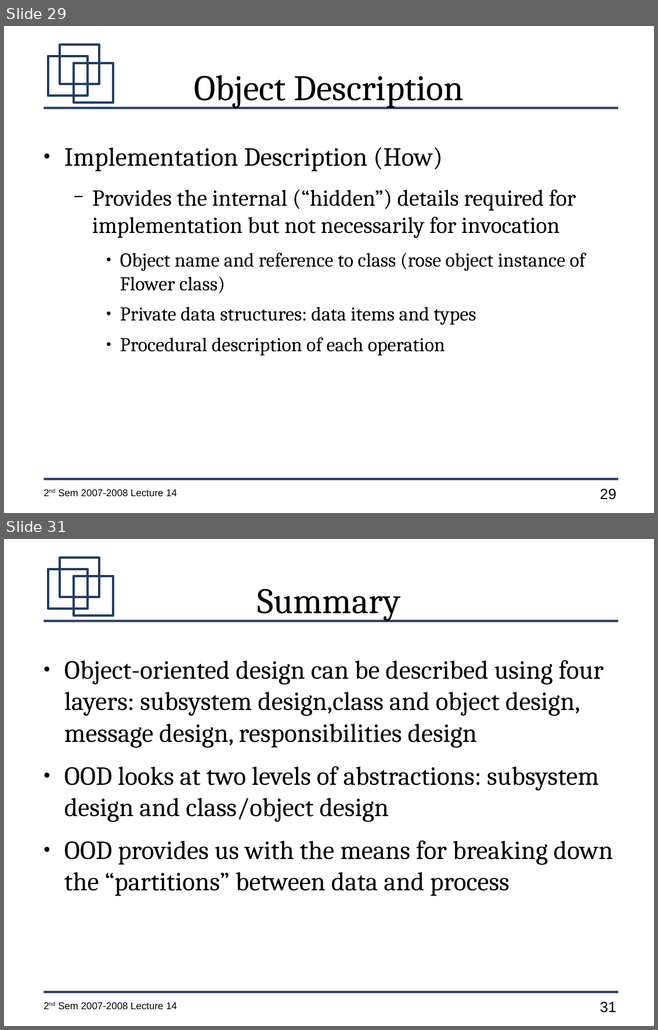
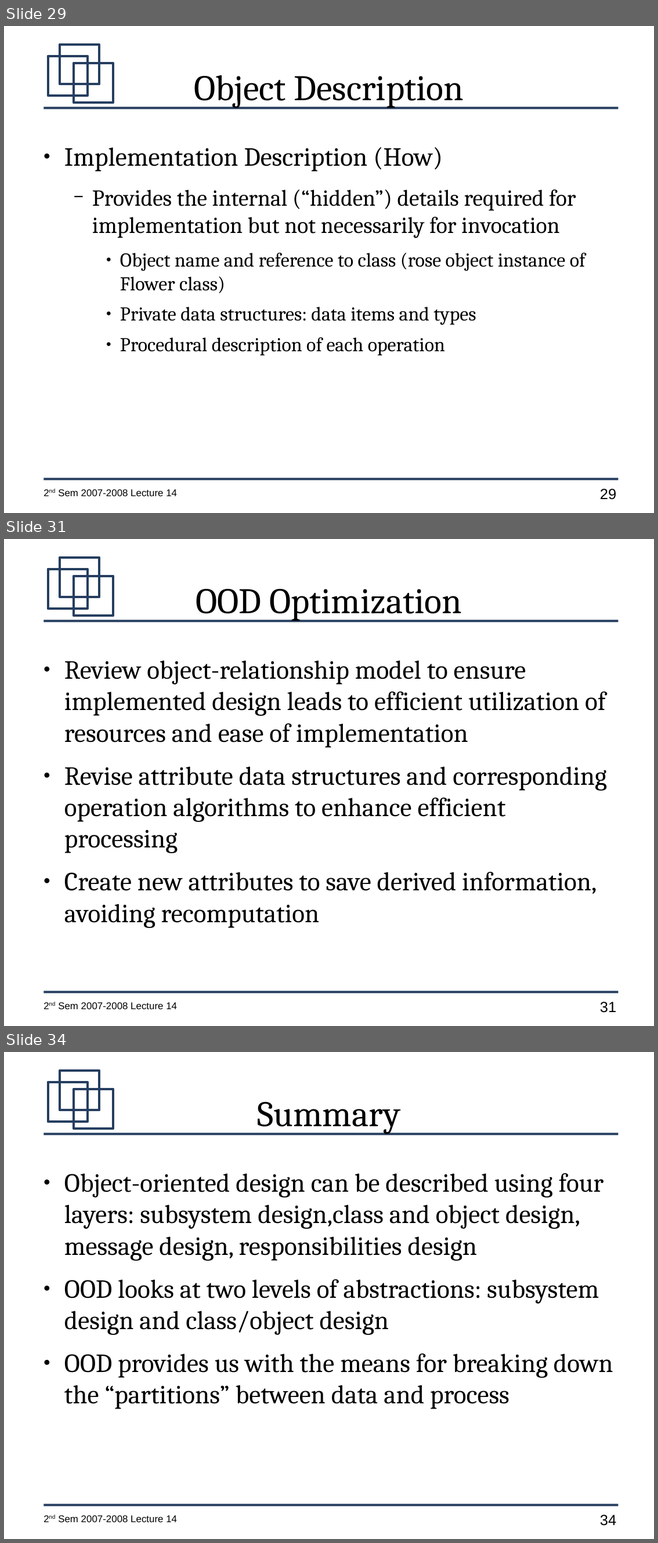
Before and after one commit to jachermocilla/jach-homepage, a slide deck: CMSC128-2nd-Sem-2007-L14.odp. Shown one above the other, each under a label of ours: slides 29 and 31 before the commit, slides 29, 31 and 34 after it; the slides between them are not shown. The pictures are 658x1030 and 658x1543 pixels, drawn with LibreOffice and Linux fonts; fonts in the diff are those of the drawing. Boxes give left, top, right and bottom in pixels: in the first picture for what was removed or moved away, otherwise in the second. Text is boxed around its words. In the diff, an @@ line names an element or a change of style, - is before the commit and + after.

```diff
--- a/CMSC128-2nd-Sem-2007-L14.odp
+++ b/CMSC128-2nd-Sem-2007-L14.odp
@@ slide 31 added at <box>4,539,654,1026</box>, background #FFFFFF; not listed: 7 template elements that a slide beside it also shows @@
@@ title added at <box>195,589,462,621</box>, 44 pt, text #000000 @@
+OOD Optimization
@@ text added at <box>64,660,607,928</box>, 32 pt, text #000000 @@
+● Review object-relationship model to ensure implemented design leads to efficient utilization of resources and ease of implementation
+● Revise attribute data structures and corresponding operation algorithms to enhance efficient processing
+● Create new attributes to save derived information, avoiding recomputation
@@ what was slide 31 is now slide 34 @@
@@ page number at <box>600,1515,616,1526</box>: text changed @@
-31
+34
```
Also in this commit, not shown: 1 slide changed, 2 other slides added.
